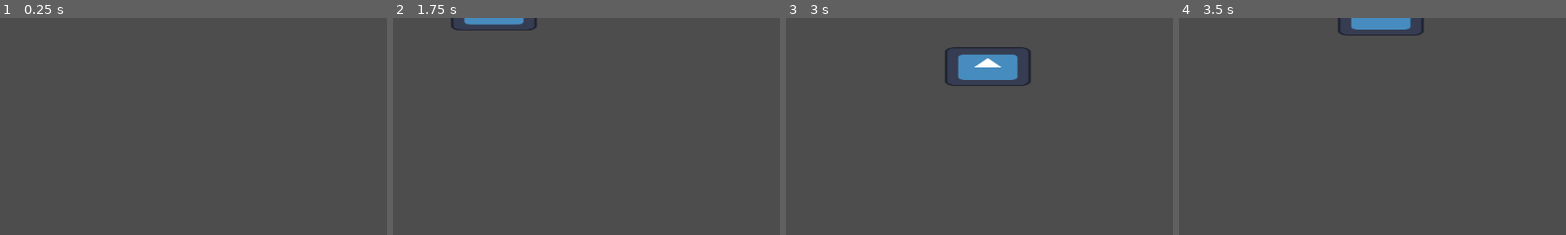
Above: before the commit, frames 1-4 (left to right).
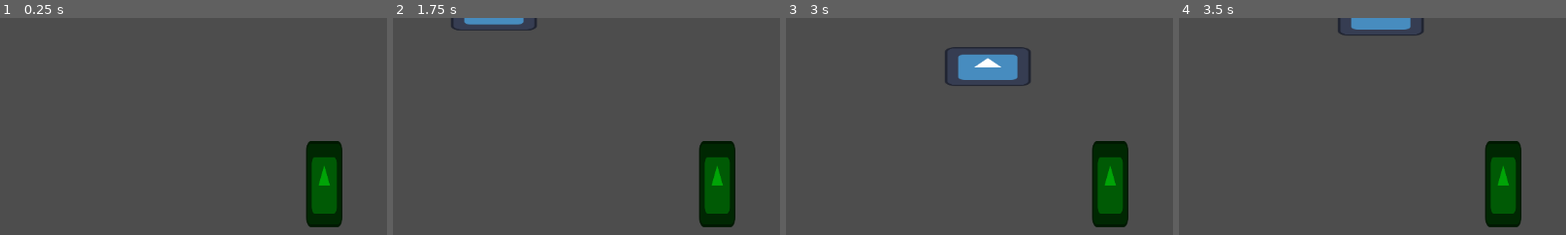
Above: after the commit, the same moments.

Repository: Eefschmeef2310/GDS1-Lab-1
Game: Godot game, scene res://Levels/Main.tscn
Two runs of this game, one before a commit and one after it. Both use one fixed random seed, a clock stepped at 60 frames per second and the inputs below. The project has no main scene, so this scene is started directly. The engine's default icon, where the game draws it, is replaced by a stand-in: a white triangle on a blue panel in a dark square.
Inputs:
- Up to frame 1 (0.25 s): no input
- Up to frame 2 (1.75 s): hold D (Right) 0.53-1.28 s; hold S (Down) from 1.28 s (still down)
- Up to frame 3 (3 s): release S (Down) at 2.03 s; hold D (Right) 2.03-2.78 s; hold W (Up) from 2.78 s (still down)
- Up to frame 4 (3.5 s): keep holding W (Up)
The pictures show only the part of the screen within x 0-50%, y 29-79%; the shares and areas given below are measured in that part.

The runs differ from the first frame. In frame 1, 3.7% of the frame differs, in the area x 78-89%, y 56-97%; in frame 2, 3.7%; in frame 3, 3.7%; in frame 4, 3.7%.

Commit message:
Trees and game over complete

Diff:
--- a/Levels/Main.tscn
+++ b/Levels/Main.tscn
@@ -1,9 +1,10 @@
-[gd_scene load_steps=5 format=3 uid="uid://bhr3sshyyj6og"]
+[gd_scene load_steps=6 format=3 uid="uid://bhr3sshyyj6og"]
 
 [ext_resource type="PackedScene" uid="uid://b24wal0nj1boq" path="res://Player/Player.tscn" id="1_1qo66"]
 [ext_resource type="PackedScene" uid="uid://bbip4slyeaxxa" path="res://Soldiers/Soldier.tscn" id="2_sh77r"]
 [ext_resource type="PackedScene" uid="uid://bviilad5imam6" path="res://objects/hangar.tscn" id="3_qycnw"]
 [ext_resource type="Script" path="res://Levels/ui.gd" id="4_jucwd"]
+[ext_resource type="PackedScene" uid="uid://lgog3ux5o460" path="res://objects/tree.tscn" id="5_4b11x"]
 
 [node name="Main" type="Node2D"]
 
@@ -38,5 +39,9 @@
 offset_bottom = 63.0
 text = "Soldiers returned: 0"
 
+[node name="Tree" parent="." instance=ExtResource("5_4b11x")]
+position = Vector2(482, 435)
+
+[connection signal="_on_obstacle_hit" from="Player" to="UI" method="_on_player__on_obstacle_hit"]
 [connection signal="soldier_collected" from="Player" to="UI" method="_on_player_soldier_collected"]
 [connection signal="soldier_dropped" from="Player" to="UI" method="_on_player_soldier_dropped"]
--- a/Levels/ui.gd
+++ b/Levels/ui.gd
@@ -1,6 +1,8 @@
 extends CanvasLayer
 
 @onready var player = $"../Player"
+
+const GAME_OVER = preload("res://menus/game_over.tscn")
 
 var soldiers_returned : int
 
@@ -10,3 +12,6 @@
 func _on_player_soldier_dropped():
 	soldiers_returned += player.soldiers_carrying
 	$Returned.text = "Soldiers returned: " + str(soldiers_returned)
+
+func _on_player__on_obstacle_hit():
+	get_tree().root.add_child(GAME_OVER.instantiate())
--- a/Player/player.gd
+++ b/Player/player.gd
@@ -2,6 +2,7 @@
 
 signal soldier_collected()
 signal soldier_dropped()
+signal _on_obstacle_hit()
 
 @export var speed : float = 200.
 @export var gravity := 200.
@@ -20,4 +21,4 @@
 	move_and_collide(velocity * delta)
 
 func obstacle_hit():
-	pass
+	_on_obstacle_hit.emit()
--- /dev/null
+++ b/menus/game_over.gd
@@ -0,0 +1,9 @@
+extends Control
+
+func _ready():
+	get_tree().paused = true
+
+func _on_restart_pressed():
+	get_tree().paused = false
+	get_tree().change_scene_to_file("res://Levels/Main.tscn")
+	queue_free()
--- /dev/null
+++ b/menus/game_over.tscn
@@ -0,0 +1,53 @@
+[gd_scene load_steps=3 format=3 uid="uid://0dtbc1fdtehg"]
+
+[ext_resource type="Script" path="res://menus/game_over.gd" id="1_qamp4"]
+
+[sub_resource type="LabelSettings" id="LabelSettings_1lpw0"]
+font_size = 150
+
+[node name="GameOver" type="Control"]
+process_mode = 3
+layout_mode = 3
+anchors_preset = 15
+anchor_right = 1.0
+anchor_bottom = 1.0
+grow_horizontal = 2
+grow_vertical = 2
+script = ExtResource("1_qamp4")
+
+[node name="ColorRect" type="ColorRect" parent="."]
+layout_mode = 1
+anchors_preset = 15
+anchor_right = 1.0
+anchor_bottom = 1.0
+grow_horizontal = 2
+grow_vertical = 2
+color = Color(0.133333, 0.133333, 0.133333, 0.619608)
+
+[node name="GAME OVER" type="Label" parent="."]
+layout_mode = 1
+anchors_preset = 10
+anchor_right = 1.0
+offset_bottom = 23.0
+grow_horizontal = 2
+text = "GAME OVER"
+label_settings = SubResource("LabelSettings_1lpw0")
+horizontal_alignment = 1
+
+[node name="Restart" type="Button" parent="."]
+layout_mode = 1
+anchors_preset = 8
+anchor_left = 0.5
+anchor_top = 0.5
+anchor_right = 0.5
+anchor_bottom = 0.5
+offset_left = -4.0
+offset_top = -4.0
+offset_right = 4.0
+offset_bottom = 4.0
+grow_horizontal = 2
+grow_vertical = 2
+theme_override_font_sizes/font_size = 50
+text = "Restart"
+
+[connection signal="pressed" from="Restart" to="." method="_on_restart_pressed"]
--- a/objects/tree.gd
+++ b/objects/tree.gd
@@ -2,5 +2,4 @@
 
 func _on_body_entered(body):
 	if body.is_in_group("player"):
-		body.soldiers_carrying += 1
-		queue_free()
+		body.obstacle_hit()
--- a/objects/tree.tscn
+++ b/objects/tree.tscn
@@ -10,7 +10,7 @@
 script = ExtResource("1_csqwf")
 
 [node name="Icon" type="Sprite2D" parent="."]
-modulate = Color(0, 0.34902, 0.0156863, 1)
+modulate = Color(0, 0.643137, 0.027451, 1)
 scale = Vector2(0.421875, 1)
 texture = ExtResource("1_v1win")
 
--- a/project.godot
+++ b/project.godot
@@ -20,6 +20,7 @@
 "res://Levels/": "blue",
 "res://Player/": "green",
 "res://Soldiers/": "orange",
+"res://menus/": "purple",
 "res://objects/": "yellow"
 }
 
